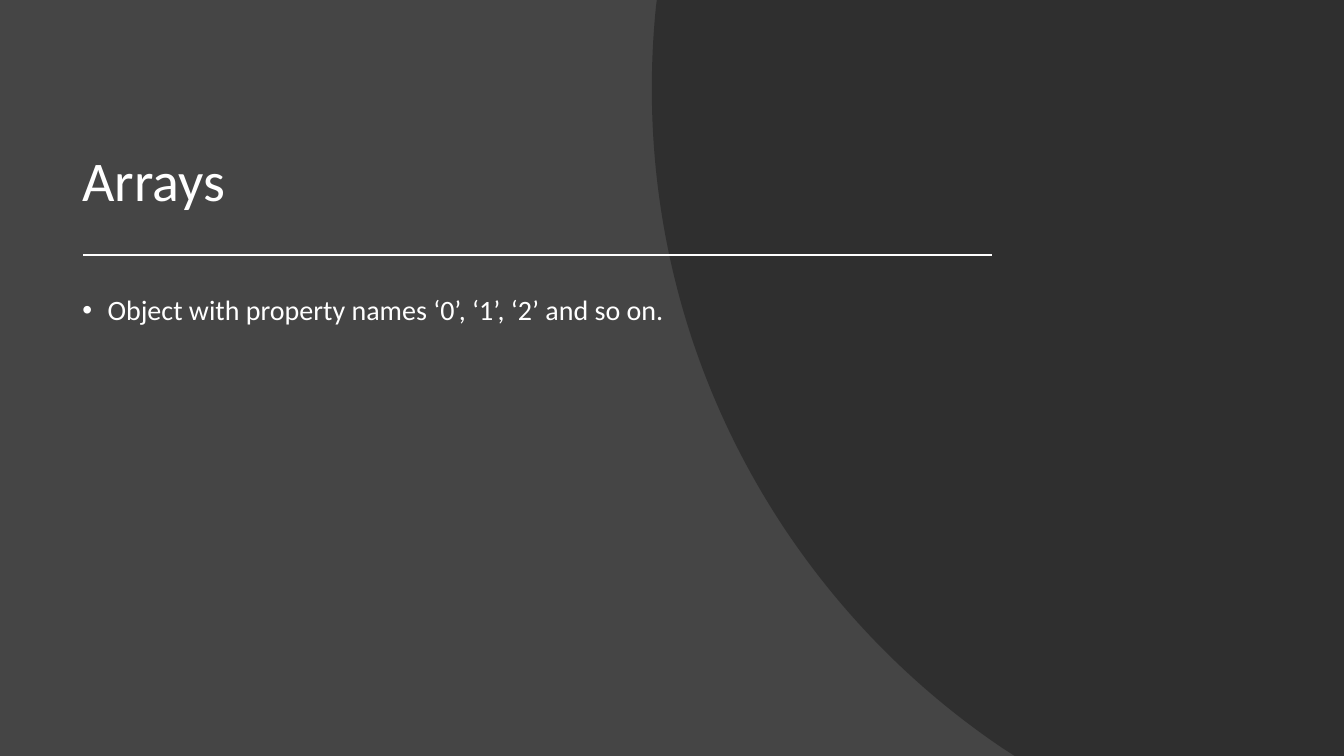
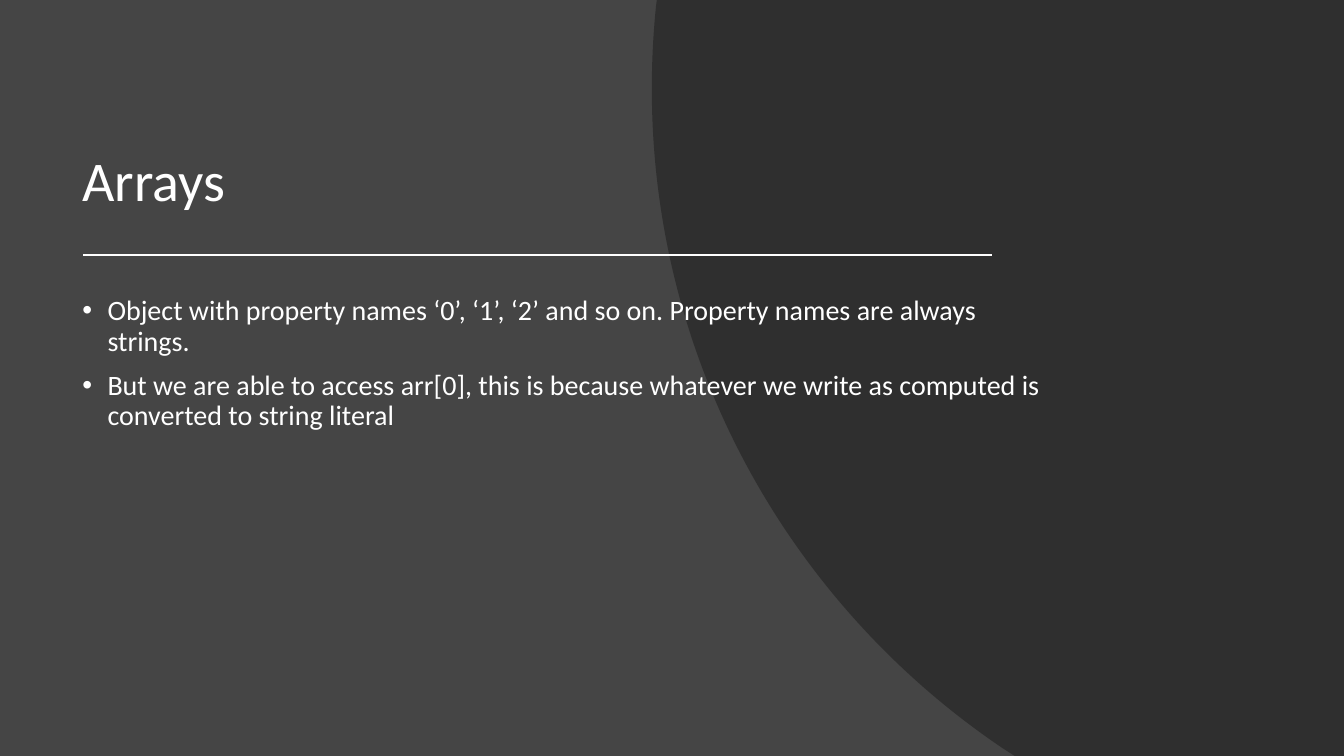
Before and after one commit to ved740/modern-js-session, a slide deck: slide 14 of Modern JavaScript.pptx (slide 12 before the commit). Drawn at 1344x756 pixels with LibreOffice and Linux fonts; fonts in the diff are those of the drawing. Boxes give left, top, right and bottom in pixels: in the first picture for what was removed or moved away, otherwise in the second. Text is boxed around its words. In the diff, an @@ line names an element or a change of style, - is before the commit and + after.

```diff
--- a/Modern JavaScript.pptx
+++ b/Modern JavaScript.pptx
@@ text at (x1=108, y1=300, x2=1039, y2=430): text changed @@
-• Object with property names ‘0’, ‘1’, ‘2’ and so on.
+• Object with property names ‘0’, ‘1’, ‘2’ and so on. Property names are always strings.
+• But we are able to access arr[0], this is because whatever we write as computed is converted to string literal
```
Also in this commit, not shown: 3 other slides changed, 2 slides added, 5 other files.
